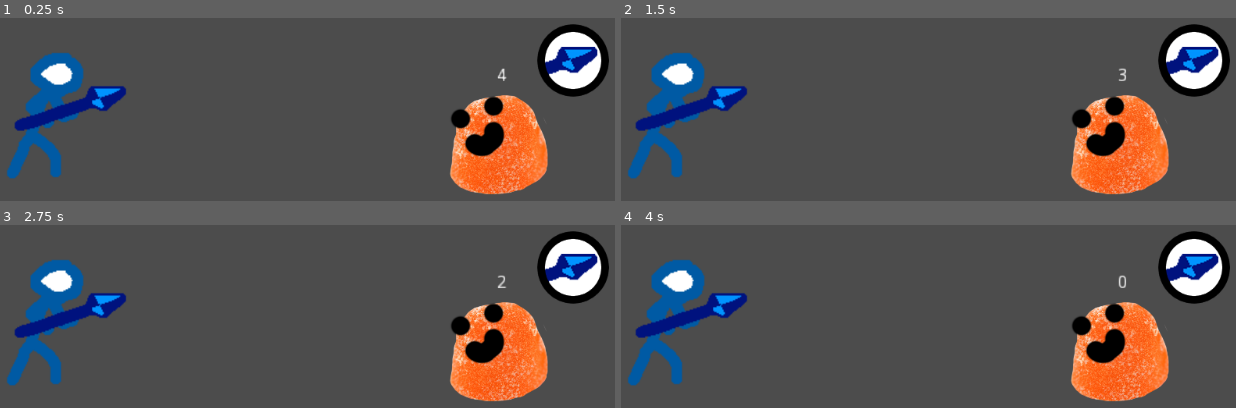
Above: before the commit, frames 1-4 (two rows, left to right).
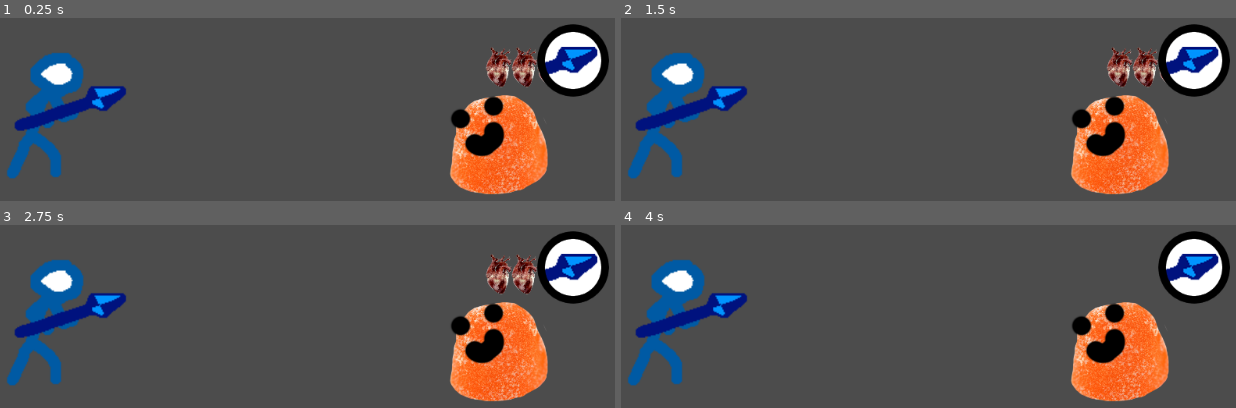
Above: after the commit, the same moments.

Repository: WightLight/StrawberryShortsword
Game: Godot game, scene res://Battle/Battle.tscn
Same seed, same stepped clock (60 frames per second), same inputs: the game is played once before the commit and once after it. The project has no main scene, so this scene is started directly.
Inputs (mouse positions are in pixels of both pictures, inside the frame that each line leads up to):
- Up to frame 1 (0.25 s): no input
- Up to frame 2 (1.5 s): tap Enter at 0.5 s; click (1192, 60) at 1.25 s
- Up to frame 3 (2.75 s): tap Space at 2 s
- Up to frame 4 (4 s): tap Enter at 2.75 s; tap Space at 3.5 s

The runs differ from the first frame. In frame 1, 1.2% of the frame differs, in the area x 79-89%, y 15-38%; in frame 2, 1.2%; in frame 3, 1.2%; in frame 4, less than 0.1%.

Commit message:
Show hp as hearts instead of a label

Diff:
--- a/Enemy/Slime/Slime.gd
+++ b/Enemy/Slime/Slime.gd
@@ -1,8 +1,12 @@
 extends Enemy
 
 func _ready():
-	pass
+	$HpIndicator.showHp(curHp, maxHp)
 
 
 func _process(delta):
-	$HpText.text = str(curHp)
+	pass
+
+func damage(amount: int):
+	.damage(amount)
+	$HpIndicator.showHp(curHp, maxHp)
--- a/Enemy/Slime/Slime.tscn
+++ b/Enemy/Slime/Slime.tscn
@@ -1,7 +1,8 @@
-[gd_scene load_steps=3 format=2]
+[gd_scene load_steps=4 format=2]
 
 [ext_resource path="res://Enemy/Slime/slime.png" type="Texture" id=1]
 [ext_resource path="res://Enemy/Slime/Slime.gd" type="Script" id=2]
+[ext_resource path="res://HpIndicator/HpIndicator.tscn" type="PackedScene" id=3]
 
 [node name="Slime" type="Node2D"]
 scale = Vector2( 0.33, 0.33 )
@@ -13,10 +14,5 @@
 [node name="Sprite" type="Sprite" parent="."]
 texture = ExtResource( 1 )
 
-[node name="HpText" type="Label" parent="."]
-margin_left = -10.0
-margin_top = -300.0
-margin_right = 30.0
-margin_bottom = -286.0
-rect_scale = Vector2( 5, 5 )
-text = "4"
+[node name="HpIndicator" parent="." instance=ExtResource( 3 )]
+position = Vector2( 0, -300 )
--- /dev/null
+++ b/HpIndicator/HpIndicator.gd
@@ -0,0 +1,28 @@
+extends Node2D
+
+export(Texture) var texture
+
+func showHp(curHp: int, maxHp: int):
+	for n in $Hearts.get_children():
+		$Hearts.remove_child(n)
+		n.free()
+
+	for n in range(curHp):
+		var sprite = Sprite.new()
+		sprite.position.x = n * 100
+		sprite.texture = texture
+		$Hearts.add_child(sprite)
+
+# Declare member variables here. Examples:
+# var a = 2
+# var b = "text"
+
+
+# Called when the node enters the scene tree for the first time.
+func _ready():
+	pass # Replace with function body.
+
+
+# Called every frame. 'delta' is the elapsed time since the previous frame.
+#func _process(delta):
+#	pass
--- /dev/null
+++ b/HpIndicator/HpIndicator.tscn
@@ -0,0 +1,10 @@
+[gd_scene load_steps=3 format=2]
+
+[ext_resource path="res://HpIndicator/HpIndicator.gd" type="Script" id=1]
+[ext_resource path="res://HpIndicator/heart.png" type="Texture" id=2]
+
+[node name="HpIndicator" type="Node2D"]
+script = ExtResource( 1 )
+texture = ExtResource( 2 )
+
+[node name="Hearts" type="Node2D" parent="."]
Binary file added: HpIndicator/heart.png
Not shown, added: HpIndicator/heart.png.import
